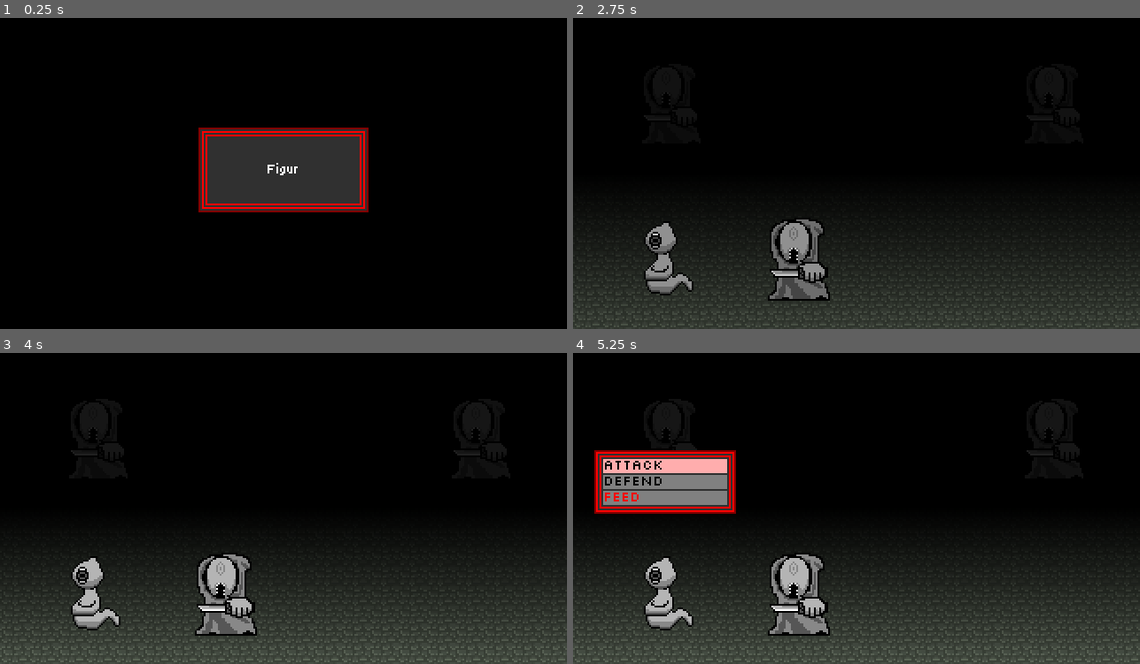
Above: before the commit, frames 1-4 (two rows, left to right).
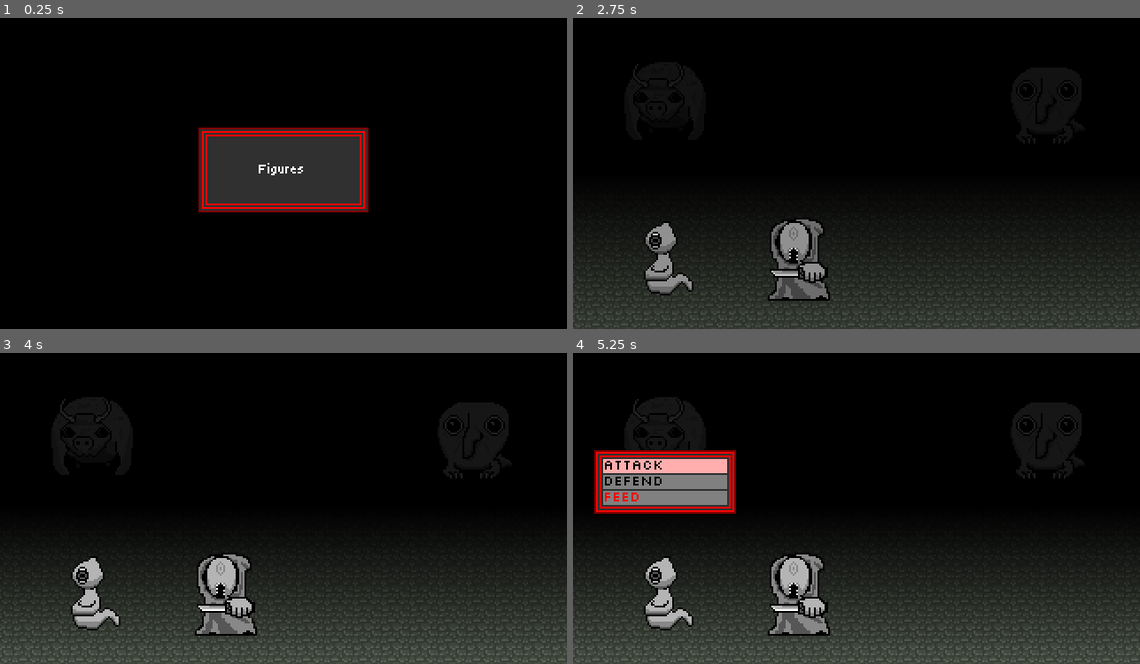
Above: after the commit, the same moments.

Repository: brandonkilpatrick059/demonrpg
Game: Godot game, scene res://battle/battle_system_sandbox.tscn
The game is run twice, just before and just after one commit, with the same random seed, the same clock (stepped at 60 frames per second) and the same inputs.
Inputs:
- Up to frame 1 (0.25 s): no input
- Up to frame 2 (2.75 s): hold D (right) 0.53-1.28 s; tap Space (action_1) at 0.6, 2, 2.1 s; tap Enter at 1.25 s; hold S (down) 1.28-2.03 s; tap Shift (action_2) at 1.35 s; hold D (right) from 2.03 s (still down)
- Up to frame 3 (4 s): release D (right) at 2.78 s; hold W (up) 2.78-3.53 s; tap Shift (action_2) at 2.85 s; tap Enter at 3.5 s; hold A (left) from 3.53 s (still down); tap Space (action_1) at 3.6 s
- Up to frame 4 (5.25 s): tap Space (action_1) at 4.25, 5.1 s; tap Shift (action_2) at 4.35 s; tap Enter at 5 s; release A (left) at 5.03 s; hold S (down) from 5.03 s (still down)

The runs differ from the first frame. In frame 1, 0.1% of the frame differs, in the area x 45-54%, y 46-51%; in frame 2, 0.1%, in the area x 10-89%, y 14-41%; in frame 3, 0.1%; in frame 4, 0.1%.

Commit message:
basic battle phase

Diff:
--- a/battle/battle_system.tscn
+++ b/battle/battle_system.tscn
@@ -65,7 +65,7 @@
 z_index = 5
 position = Vector2(-107, -73)
 sprite_frames = ExtResource("12_5ix18")
-frame_progress = 0.026412489
+frame_progress = 0.8852909
 script = ExtResource("7_213sk")
 
 [node name="SelectArrow2" type="AnimatedSprite2D" parent="familiars/opponent" unique_id=738696610]
--- a/battle/battle_system_sandbox.tscn
+++ b/battle/battle_system_sandbox.tscn
@@ -3,18 +3,20 @@
 [ext_resource type="PackedScene" uid="uid://d1yksn1grty30" path="res://battle/battle_system.tscn" id="1_13ec6"]
 [ext_resource type="PackedScene" uid="uid://kljr0hxngqkg" path="res://familiars/L0_homunculus.tscn" id="2_lx8k2"]
 [ext_resource type="PackedScene" uid="uid://cji52mlwppvu1" path="res://familiars/L1_martyr.tscn" id="3_8kxpe"]
+[ext_resource type="PackedScene" uid="uid://c2fp2021t2vq8" path="res://familiars/L1_gark.tscn" id="4_ogmts"]
+[ext_resource type="PackedScene" uid="uid://be8nahf55fp0p" path="res://familiars/L1_braim.tscn" id="5_f717y"]
 
 [node name="BattleSystemSandbox" type="Node2D" unique_id=405016994]
 
 [node name="BattleSystem" parent="." unique_id=415039822 node_paths=PackedStringArray("opponent_familiars", "player_familiars") instance=ExtResource("1_13ec6")]
 position = Vector2(160, 90)
-opponent_familiars = [NodePath("L1martyr"), NodePath("L1martyr2")]
+opponent_familiars = [NodePath("L1gark"), NodePath("L1braim")]
 player_familiars = [NodePath("L0Homunculus"), NodePath("L1martyr3")]
 
 [node name="L0Homunculus" parent="BattleSystem" unique_id=246003526 instance=ExtResource("2_lx8k2")]
 
 [node name="L1martyr3" parent="BattleSystem" unique_id=665361896 instance=ExtResource("3_8kxpe")]
 
-[node name="L1martyr" parent="BattleSystem" unique_id=1144399326 instance=ExtResource("3_8kxpe")]
+[node name="L1gark" parent="BattleSystem" unique_id=1713115923 instance=ExtResource("4_ogmts")]
 
-[node name="L1martyr2" parent="BattleSystem" unique_id=84993766 instance=ExtResource("3_8kxpe")]
+[node name="L1braim" parent="BattleSystem" unique_id=775875402 instance=ExtResource("5_f717y")]
--- /dev/null
+++ b/default_bus_layout.tres
@@ -0,0 +1,4 @@
+[gd_resource type="AudioBusLayout" format=3 uid="uid://cdebigckp2vr3"]
+
+[resource]
+bus/0/volume_db = -18.984375
--- a/scripts/battle_system/actions/action_attack.gd
+++ b/scripts/battle_system/actions/action_attack.gd
@@ -1,8 +1,42 @@
 extends BattleAction
+
+var announced_attack : bool = false
+
+var battle_sys_ref : BattleSystemManager
+
+var friendly_english : String = "your "
+var hostile_english : String = "hostile "
+var announcment_english : String = "[TEAM][ACTOR] attacks [TEAM2][TARGET]"
+
+func get_announcement(actor : Familiar, target : Familiar) -> String:
+	var ret_string = announcment_english.replace("[ACTOR]",actor.get_familiar_name())
+	ret_string = ret_string.replace("[TARGET]",target.get_familiar_name())
+	var team : String = ""
+	var team2 : String = ""
+	if (actor.is_hostile()):
+		team = hostile_english
+		team2 = friendly_english
+	else:
+		team = friendly_english
+		team2 = hostile_english
+	ret_string = ret_string.replace("[TEAM]",team)
+	ret_string = ret_string.replace("[TEAM2]",team2)
+	return ret_string
 
 func _ready() -> void:
 	action_name = "ATTACK"
 	target_type = TargetType.ANY_OPPONENT
 
-func run_action(actor : Familiar, targets : Array[Familiar]):
-	pass
+func clean_up():
+	announced_attack = false
+
+func action_process(actor : Familiar, targets : Array[Familiar]):
+	battle_sys_ref = get_tree().get_first_node_in_group("battle_system")
+	if(!announced_attack):
+		var announcement : String = get_announcement(actor,targets[0])
+		battle_sys_ref.play_messages([announcement])
+		announced_attack = true
+	else:
+		battle_sys_ref.start_wait_timer(1.0)
+		battle_sys_ref.get_next_action()
+		clean_up()
--- a/scripts/battle_system/actions/action_defend.gd
+++ b/scripts/battle_system/actions/action_defend.gd
@@ -1,8 +1,43 @@
 extends BattleAction
+
+var announced_defense : bool = false
+
+var friendly_english : String = "your "
+var hostile_english : String = "hostile "
+var announcment_english : String = "[TEAM][ACTOR] defends [TEAM][TARGET]"
+var announcment_english_reflexive : String = "[TEAM][ACTOR] defends itself"
+
+var battle_sys_ref : BattleSystemManager
+
+func get_announcement(actor : Familiar, target : Familiar) -> String:
+	var announcement : String = announcment_english
+	if(actor == target):
+		announcement = announcment_english_reflexive
+	var ret_string = announcement.replace("[ACTOR]",actor.get_familiar_name())
+	ret_string = ret_string.replace("[TARGET]",target.get_familiar_name())
+	var team : String = ""
+	var team2 : String = ""
+	if (actor.is_hostile()):
+		team = hostile_english
+	else:
+		team = friendly_english
+	ret_string = ret_string.replace("[TEAM]",team)
+	return ret_string
 
 func _ready() -> void:
 	action_name = "DEFEND"
 	target_type = TargetType.ANY_ALLY
 
-func run_action(actor : Familiar, targets : Array[Familiar]):
-	pass
+func clean_up():
+	announced_defense = false
+
+func action_process(actor : Familiar, targets : Array[Familiar]):
+	battle_sys_ref = get_tree().get_first_node_in_group("battle_system")
+	if(!announced_defense):
+		var announcement : String = get_announcement(actor,targets[0])
+		battle_sys_ref.play_messages([announcement])
+		announced_defense = true
+	else:
+		battle_sys_ref.start_wait_timer(1.0)
+		battle_sys_ref.get_next_action()
+		clean_up()
--- a/scripts/battle_system/actions/battle_action.gd
+++ b/scripts/battle_system/actions/battle_action.gd
@@ -12,5 +12,8 @@
 func get_action_name() -> String:
 	return action_name
 
-func run_action(actor : Familiar, targets : Array[Familiar]):
+func clean_up():
 	pass
+
+func action_process(actor : Familiar, targets : Array[Familiar]):
+	pass
--- a/scripts/battle_system/battle_message.gd
+++ b/scripts/battle_system/battle_message.gd
@@ -3,7 +3,7 @@
 @onready var label : RichTextLabel = $RichTextLabel
 
 var timer := Timer.new()
-var text_speed : float = 0.04
+var text_speed : float = 0.02
 
 var current_text : String = ""
 var full_text : String = ""
--- a/scripts/battle_system/battle_system_manager.gd
+++ b/scripts/battle_system/battle_system_manager.gd
@@ -45,7 +45,7 @@
 	in_targets : Array[Familiar]) -> void:
 		actor = in_actor
 		action = in_action
-		targets = in_targets
+		targets.append_array(in_targets)
 
 	func get_actor() -> Familiar:
 		return actor
@@ -124,6 +124,7 @@
 		familiar.reparent(opponent_positions[pos])
 		familiar.position= Vector2(0,0)
 		familiar.modulate.a = 0.5
+		familiar.mark_hostile()
 
 	index = 0
 	for familiar in player_familiars:
@@ -132,6 +133,13 @@
 		index = index + 1
 
 	familiars_initialized = true
+
+func play_messages(text_queue : Array[String]):
+	message.queue_text(text_queue)
+	awaiting_input = true
+
+func start_wait_timer(time : float):
+	wait_timer.start(time)
 
 #region Process
 func _physics_process(delta: float) -> void:
@@ -148,6 +156,8 @@
 				input_process()
 			BattlePhase.INPUT_TARGET:
 				target_process()
+			BattlePhase.BATTLE:
+				battle_process()
 
 #region Start Phase
 var battle_started : bool = false
@@ -159,8 +169,7 @@
 			intro_text = text.get_text("intro_single")
 		elif(opponent_familiars.size() > 1):
 			intro_text = text.get_text("intro_mult")
-		message.queue_text([intro_text])
-		awaiting_input = true
+		play_messages([intro_text])
 	if(not awaiting_input):
 		current_phase = BattlePhase.INPUT
 		wait_timer.start(3.0)
@@ -209,7 +218,7 @@
 			return true
 	return false
 #endregion
-#region Input_Target Phase
+#region Input Target Phase
 var targeted_familiars : Array[Familiar] = []
 var targetable_familiars: Array[Familiar] = []
 var targeting_action : BattleAction
@@ -232,11 +241,9 @@
 		BattleAction.TargetType.NO_TARGET:
 			pass
 		BattleAction.TargetType.ANY_OPPONENT:
-			for opponent in opponent_familiars:
-				targetable_familiars.append(opponent)
+			targetable_familiars.append_array(opponent_familiars)
 		BattleAction.TargetType.ANY_ALLY:
-			for familiar in player_familiars:
-				targetable_familiars.append(familiar)
+			targetable_familiars.append_array(player_familiars)
 		BattleAction.TargetType.ANY_DEAD:
 			pass
 
@@ -266,6 +273,7 @@
 		update_sel_arrows()
 	else:
 		current_target = targeted_familiars[0]
+		update_sel_arrows()
 	if(Input.is_action_just_pressed("left") ||
 	 Input.is_action_just_pressed("right")):
 		play_sound(load("res://audio/effects/bell_first.ogg"))
@@ -313,4 +321,128 @@
 	for slot : FamiliarSlot in player_positions:
 		slot.hide_select_arrow()
 #endregion
+#region Battle Phase
+var current_battle_action : BattleAction
+var current_actor : Familiar
+var current_targets: Array[Familiar]
+var first_action : bool = true
+
+func battle_process():
+	if(opponent_action_queue.size() == 0):
+		get_opponent_actions()
+		get_combined_action_queue()
+		first_action = true
+	elif(first_action):
+		get_next_action()
+		first_action = false
+	else:
+		run_actions_process()
+
+func run_actions_process():
+	if(!awaiting_input):
+		current_battle_action.action_process(current_actor,current_targets)
+
+func get_next_action():
+	if(combined_action_queue.size() > 0):
+		var current_action : ActionQueueItem = combined_action_queue.pop_front()
+		current_battle_action = current_action.get_action()
+		current_actor = current_action.get_actor()
+		current_targets = current_action.get_targets()
+	else:
+		wait_timer.start(2.0)
+		return_to_input_phase()
+
+func return_to_input_phase():
+	reset_show_status()
+	reset_input_phase()
+	player_action_queue.clear()
+	opponent_action_queue.clear()
+	player_familiar_index = 0
+
+func get_combined_action_queue():
+	combined_action_queue.clear()
+	for opponent_action in opponent_action_queue:
+		insert_into_combined_action_queue(opponent_action)
+	for player_action in player_action_queue:
+		insert_into_combined_action_queue(player_action)
+
+func insert_into_combined_action_queue(insert_item : ActionQueueItem):
+	var new_combined_action_queue : Array[ActionQueueItem] = []
+	if(combined_action_queue.size() == 0):
+		new_combined_action_queue.append(insert_item)
+	else:
+		var item_appended : bool = false
+		#check if it is faster or as fast as anything else already in the queue
+		for item : ActionQueueItem in combined_action_queue:
+			if (item_appended || #if we've already inserted the item, just add the rest
+			#otherwise, the given actor with higher speed acts first
+			item.get_actor().get_speed() > insert_item.get_actor().get_speed()):
+				new_combined_action_queue.append(item)
+			#if speed of insert actor beats the speed of given actor, their action is inserted
+			#before the action of given actor
+			elif item.get_actor().get_speed() < insert_item.get_actor().get_speed():
+				new_combined_action_queue.append(insert_item)
+				new_combined_action_queue.append(item)
+				item_appended = true
+			#if they have equal speed, choose randomly between them
+			elif(item.get_actor().get_speed() == insert_item.get_actor().get_speed()):
+				if(randi_range(0,1.0) < 0.5 ): #coin toss
+					new_combined_action_queue.append(insert_item)
+					item_appended = true
+				new_combined_action_queue.append(item)
+		#if it wasn't faster than anything in the queue, add it last
+		if(!item_appended):
+			new_combined_action_queue.append(insert_item)
+	combined_action_queue.clear()
+	combined_action_queue.append_array(new_combined_action_queue)
+
+func get_opponent_actions():
+	for opponent : Familiar in opponent_familiars:
+		#TODO: more complex decision making process
+		#perhaps an call an overridable decision-making
+		#function per familiar?
+		var opponent_actions : Array[BattleAction] = opponent.get_actions()
+		var acts_num = opponent_actions.size() - 1
+		var chosen_action : BattleAction = opponent_actions[randi_range(0,acts_num)]
+		var potential_targets : Array[Familiar] = get_opponent_targetable_familiars(chosen_action)
+		var chosen_targets : Array[Familiar] = get_targets(chosen_action, potential_targets)
+		var opponent_action_item := ActionQueueItem.new(opponent, chosen_action, chosen_targets)
+		opponent_action_queue.append(opponent_action_item)
+
+func get_targets(action : BattleAction,
+potential_targets : Array[Familiar]) -> Array[Familiar]:
+	var target_type : BattleAction.TargetType = action.get_target_type()
+	var ret_array : Array[Familiar] = []
+	match target_type:
+		BattleAction.TargetType.ANY_OPPONENT:
+			ret_array.append_array(opponent_select_single_target(potential_targets))
+		BattleAction.TargetType.ANY_ALLY:
+			ret_array.append_array(opponent_select_single_target(potential_targets))
+		BattleAction.TargetType.ANY_DEAD:
+			pass
+	return ret_array
+
+func opponent_select_single_target(potential_targets : Array[Familiar]) -> Array[Familiar]:
+	var p_targets_num = potential_targets.size() - 1
+	var chosen_target = potential_targets[randi_range(0,p_targets_num)]
+	var ret_array : Array[Familiar] = [chosen_target]
+	return ret_array
+
+func get_opponent_targetable_familiars(action : BattleAction) -> Array[Familiar]:
+	var target_type : BattleAction.TargetType = action.get_target_type()
+	var opponent_targetable_familiars : Array[Familiar] = []
+	match target_type:
+		BattleAction.TargetType.NO_TARGET:
+			pass
+		BattleAction.TargetType.ANY_OPPONENT:
+			for opponent in player_familiars:
+				opponent_targetable_familiars.append(opponent)
+		BattleAction.TargetType.ANY_ALLY:
+			for familiar in opponent_familiars:
+				opponent_targetable_familiars.append(familiar)
+		BattleAction.TargetType.ANY_DEAD:
+			pass
+	return opponent_targetable_familiars
+
 #endregion
+#endregion
--- a/scripts/familiars/familiar.gd
+++ b/scripts/familiars/familiar.gd
@@ -18,12 +18,23 @@
 
 @onready var actions_parent : Node = $actions
 
+var hostile : bool = false
+
 func _ready() -> void:
 	for action_node in actions_parent.get_children():
 		actions.append(action_node)
 
 func get_max_hp() -> int:
 	return max_hp
+
+func is_hostile():
+	return hostile
+
+func mark_hostile():
+	hostile = true
+
+func mark_friendly():
+	hostile = false
 
 func set_max_hp(num : int):
 	max_hp = num
--- /dev/null
+++ b/sprites/spritesheets/battle/actions/attack.tres
@@ -0,0 +1,53 @@
+[gd_resource type="SpriteFrames" format=3 uid="uid://dui2hlil1ouu0"]
+
+[ext_resource type="Texture2D" uid="uid://bbdn2h5m5yeue" path="res://sprites/spritesheets/battle/actions/attack_spritesheet.png" id="1_obe20"]
+
+[sub_resource type="AtlasTexture" id="AtlasTexture_v311k"]
+atlas = ExtResource("1_obe20")
+region = Rect2(0, 0, 32, 32)
+
+[sub_resource type="AtlasTexture" id="AtlasTexture_svrvx"]
+atlas = ExtResource("1_obe20")
+region = Rect2(32, 0, 32, 32)
+
+[sub_resource type="AtlasTexture" id="AtlasTexture_2066w"]
+atlas = ExtResource("1_obe20")
+region = Rect2(64, 0, 32, 32)
+
+[sub_resource type="AtlasTexture" id="AtlasTexture_01o8t"]
+atlas = ExtResource("1_obe20")
+region = Rect2(96, 0, 32, 32)
+
+[sub_resource type="AtlasTexture" id="AtlasTexture_s7yam"]
+atlas = ExtResource("1_obe20")
+region = Rect2(128, 0, 32, 32)
+
+[sub_resource type="AtlasTexture" id="AtlasTexture_12vy3"]
+atlas = ExtResource("1_obe20")
+region = Rect2(160, 0, 32, 32)
+
+[resource]
+animations = [{
+"frames": [{
+"duration": 1.0,
+"texture": SubResource("AtlasTexture_v311k")
+}, {
+"duration": 1.0,
+"texture": SubResource("AtlasTexture_svrvx")
+}, {
+"duration": 1.0,
+"texture": SubResource("AtlasTexture_2066w")
+}, {
+"duration": 1.0,
+"texture": SubResource("AtlasTexture_01o8t")
+}, {
+"duration": 1.0,
+"texture": SubResource("AtlasTexture_s7yam")
+}, {
+"duration": 1.0,
+"texture": SubResource("AtlasTexture_12vy3")
+}],
+"loop": 1,
+"name": &"default",
+"speed": 10.0
+}]
Binary file changed: sprites/battle/interface/battle_status_menu.png
Binary file added: sprites/spritesheets/battle/actions/attack_spritesheet.png
Not shown, added: sprites/spritesheets/battle/actions/attack_spritesheet.png.import
